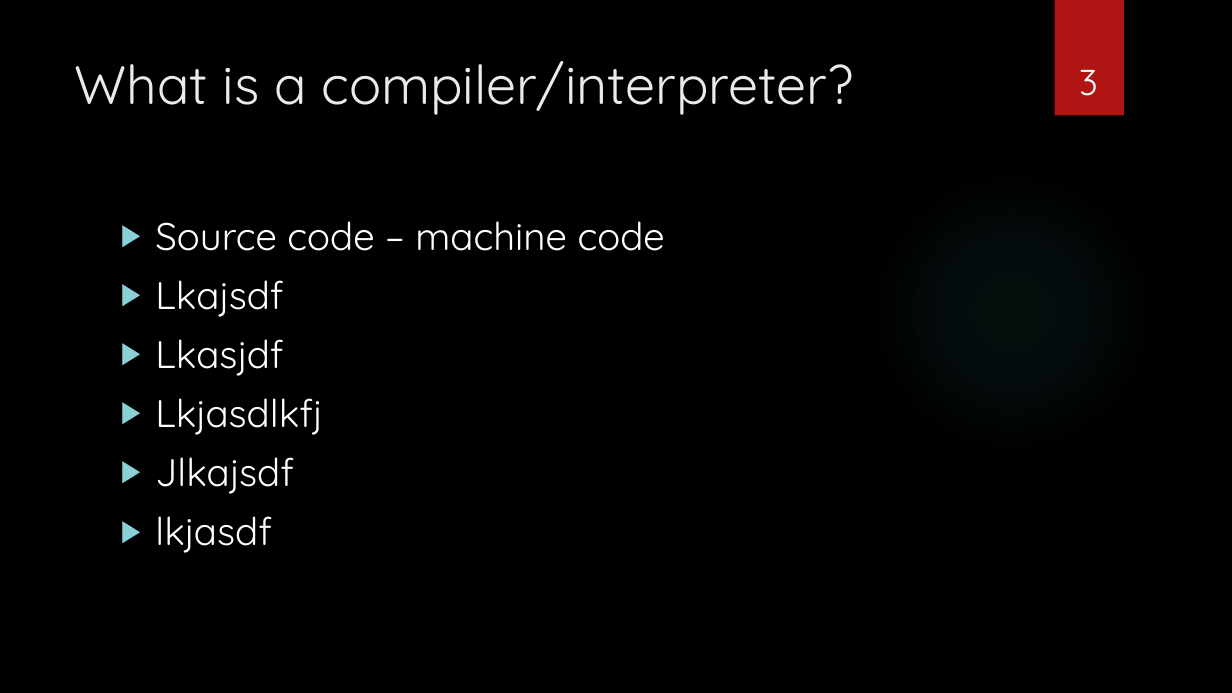
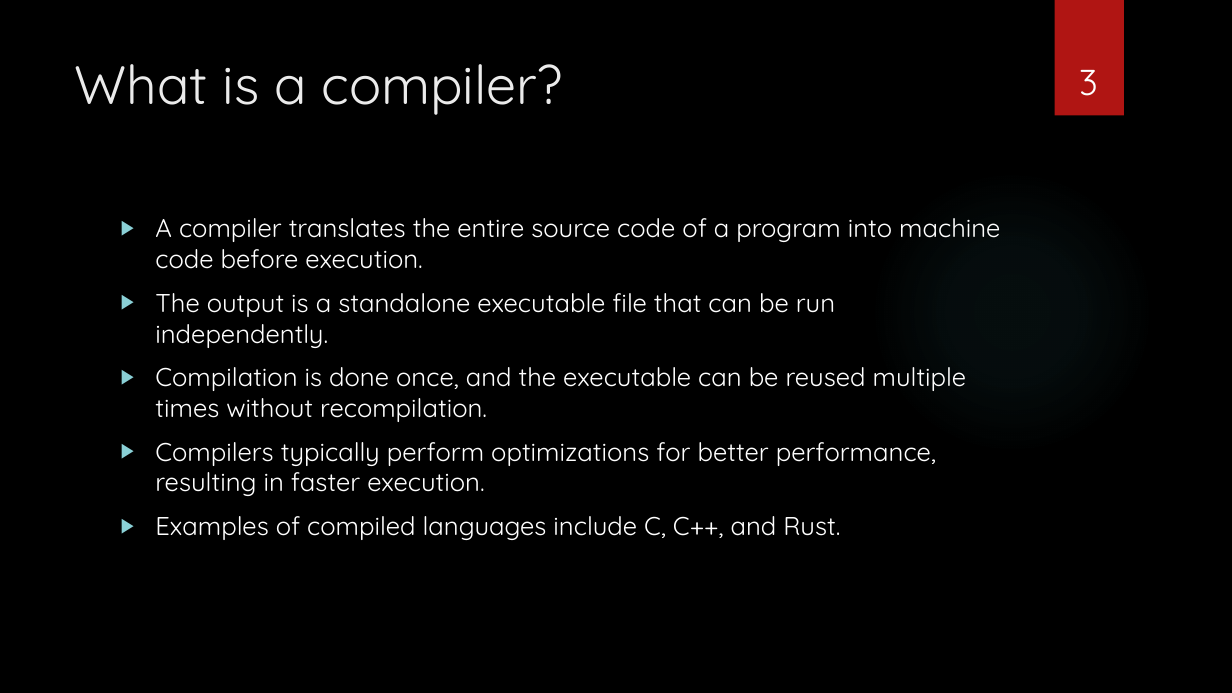
Before and after one commit to sebivenlo/esd-2024-jit-compiler, a slide deck: slide 3 of documents/presentation/presentation jit compiler.pptx. Drawn at 1232x693 pixels with LibreOffice and Linux fonts; fonts in the diff are those of the drawing; background and template pictures are left out. Boxes give left, top, right and bottom in pixels: in the first picture for what was removed or moved away, otherwise in the second. Text is boxed around its words. In the diff, an @@ line names an element or a change of style, - is before the commit and + after.

```diff
--- a/documents/presentation/presentation jit compiler.pptx
+++ b/documents/presentation/presentation jit compiler.pptx
@@ title at <box>75,64,563,115</box>: text changed @@
-What is a compiler/interpreter?
+What is a compiler?
@@ text at <box>155,218,1000,540</box>: text changed; size 30 to 20 pt @@
-▶ Source code – machine code
-▶ Lkajsdf
-▶ Lkasjdf
-▶ Lkjasdlkfj
-▶ Jlkajsdf
-▶ lkjasdf
+▶ A compiler translates the entire source code of a program into machine code before execution.
+▶ The output is a standalone executable file that can be run independently.
+▶ Compilation is done once, and the executable can be reused multiple times without recompilation.
+▶ Compilers typically perform optimizations for better performance, resulting in faster execution.
+▶ Examples of compiled languages include C, C++, and Rust.
```
Also in this commit, not shown: 6 other slides changed, 4 slides added, 4 other files.
